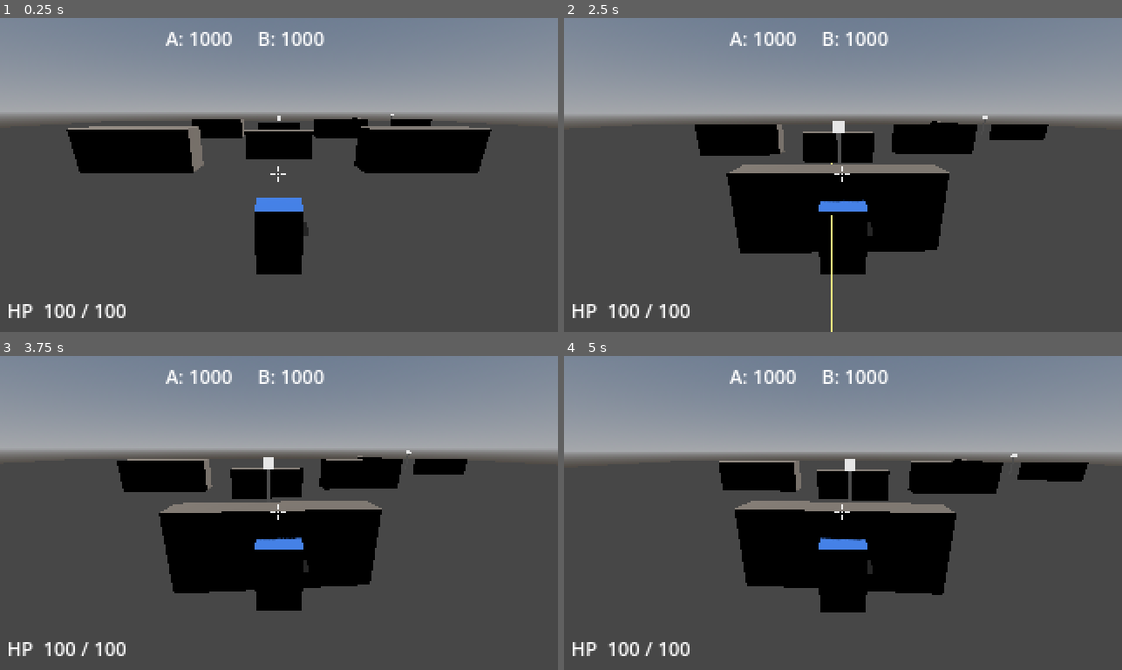
Above: before the commit, frames 1-4 (two rows, left to right).
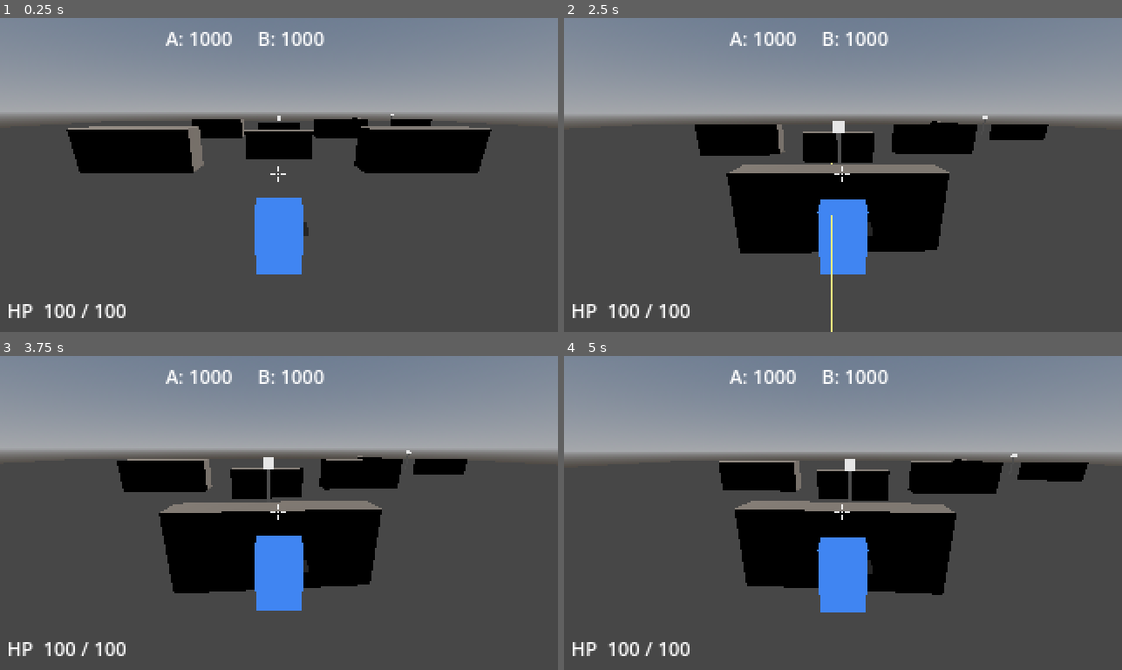
Above: after the commit, the same moments.

Repository: jonathandaley/Hardpoint
Game: Godot game, scene res://scenes/arena/Arena.tscn
Same seed, same stepped clock (60 frames per second), same inputs: the game is played once before the commit and once after it.
Inputs (mouse positions are in pixels of both pictures, inside the frame that each line leads up to):
- Up to frame 1 (0.25 s): no input
- Up to frame 2 (2.5 s): tap Enter (ui_accept) at 0.5, 0.77, 1.52 s; move the mouse to (870, 175) at 0.52 s; press the mouse at (870, 175) at 0.53 s; hold W (move_forward) from 0.53 s (still down); move the mouse to (815, 175) at 1.27 s; release the mouse at (815, 175) at 1.28 s; right-click (815, 175) at 1.35 s; move the mouse to (854, 168) at 2.02 s; press the mouse at (854, 168) at 2.03 s
- Up to frame 3 (3.75 s): keep holding W (move_forward); tap Enter (ui_accept) at 2.75, 3.02, 3.5 s; move the mouse to (273, 519) at 2.77 s; release the mouse at (273, 519) at 2.78 s; right-click (273, 519) at 2.85 s; move the mouse to (323, 516) at 3.52 s; press the mouse at (323, 516) at 3.53 s
- Up to frame 4 (5 s): keep holding W (move_forward); tap Enter (ui_accept) at 3.77, 4.25, 4.52 s; move the mouse to (798, 509) at 4.27 s; release the mouse at (798, 509) at 4.28 s; right-click (798, 509) at 4.35 s

The runs differ from the first frame. In frame 1, 1.7% of the frame differs, in the area x 45-55%, y 61-82%; in frame 2, 1.7%; in frame 3, 1.8%; in frame 4, 1.8%, in the area x 45-55%, y 57-82%.

Commit message:
Use unshaded material for mech colors to avoid dark shadows
Co-Authored-By: Claude Sonnet 4.6 <noreply@anthropic.com>

Diff:
--- a/scenes/arena/Arena.gd
+++ b/scenes/arena/Arena.gd
@@ -50,7 +50,7 @@
 		return
 	var mat := StandardMaterial3D.new()
 	mat.albedo_color = color
-	mat.shading_mode = BaseMaterial3D.SHADING_MODE_PER_PIXEL
+	mat.shading_mode = BaseMaterial3D.SHADING_MODE_UNSHADED
 	body.set_surface_override_material(0, mat)
 
 func _create_cover() -> void:
